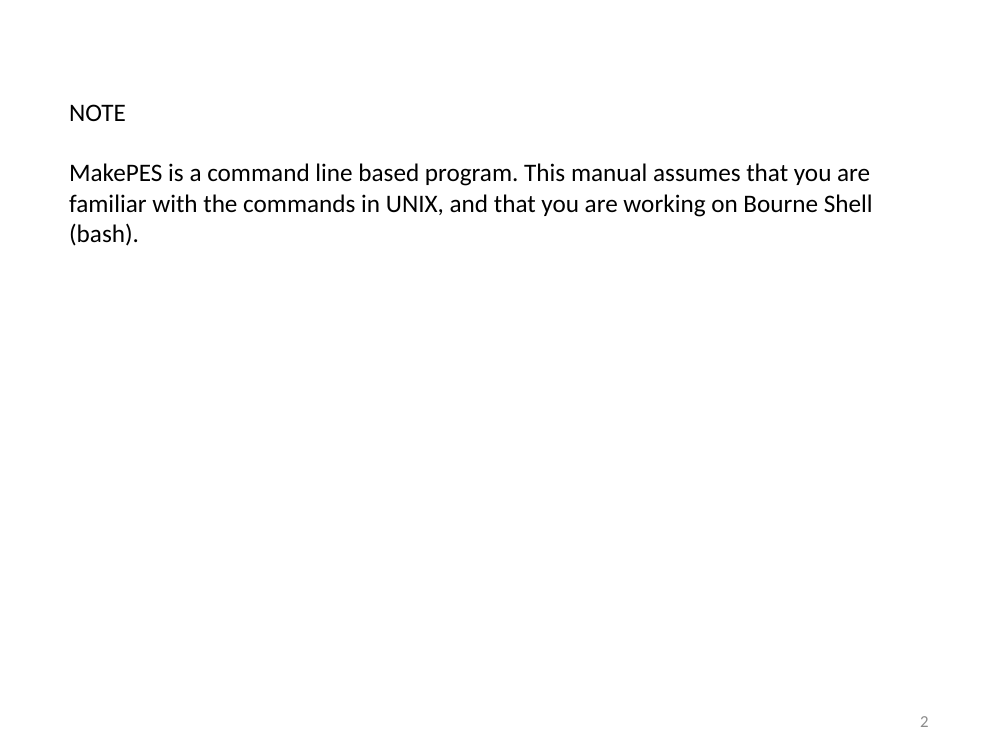
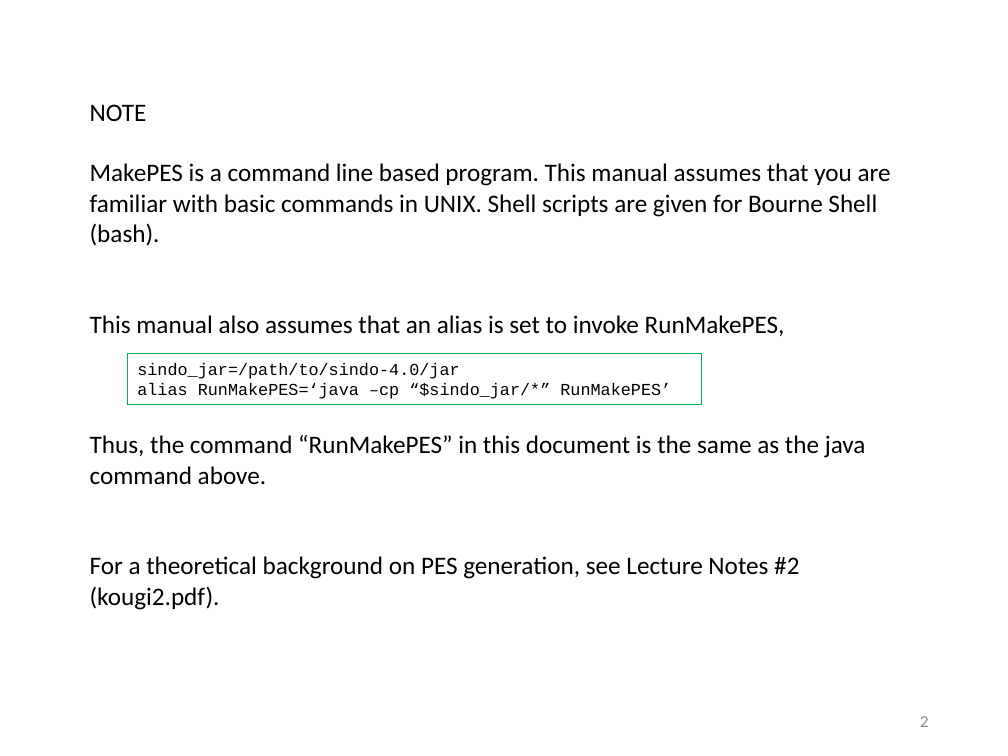
Before and after one commit to yagikiyoshi/sindo, a slide deck: slide 3 of doc/MakePES/usage_MakePES.pptx. Drawn at 1008x756 pixels with LibreOffice and Linux fonts; fonts in the diff are those of the drawing. Boxes give left, top, right and bottom in pixels: in the first picture for what was removed or moved away, otherwise in the second. Text is boxed around its words. In the diff, an @@ line names an element or a change of style, - is before the commit and + after.

Commit message:
added manuals of MakePES

```diff
--- a/doc/MakePES/usage_MakePES.pptx
+++ b/doc/MakePES/usage_MakePES.pptx
@@ text "NOTE": place and size @@
-text "NOTE" at box(69, 104, 873, 246)
+text "NOTE" at box(90, 104, 891, 610)
@@ text at box(90, 163, 891, 610): text changed @@
-MakePES is a command line based program. This manual assumes that you are familiar with the commands in UNIX, and that you are working on Bourne Shell (bash).
+MakePES is a command line based program. This manual assumes that you are familiar with basic commands in UNIX. Shell scripts are given for Bourne Shell (bash).
+This manual also assumes that an alias is set to invoke RunMakePES,
+Thus, the command “RunMakePES” in this document is the same as the java command above.
+For a theoretical background on PES generation, see Lecture Notes #2 (kougi2.pdf).
@@ rectangle added at box(127, 354, 701, 404), outline #00B050 0.75 pt, 12 pt, text #000000 @@
+sindo_jar=/path/to/sindo-4.0/jar
+alias RunMakePES=‘java –cp “$sindo_jar/*” RunMakePES’
```
Also in this commit, not shown: 11 other slides changed, 36 slides added, 4 slides removed, 4 other files.
